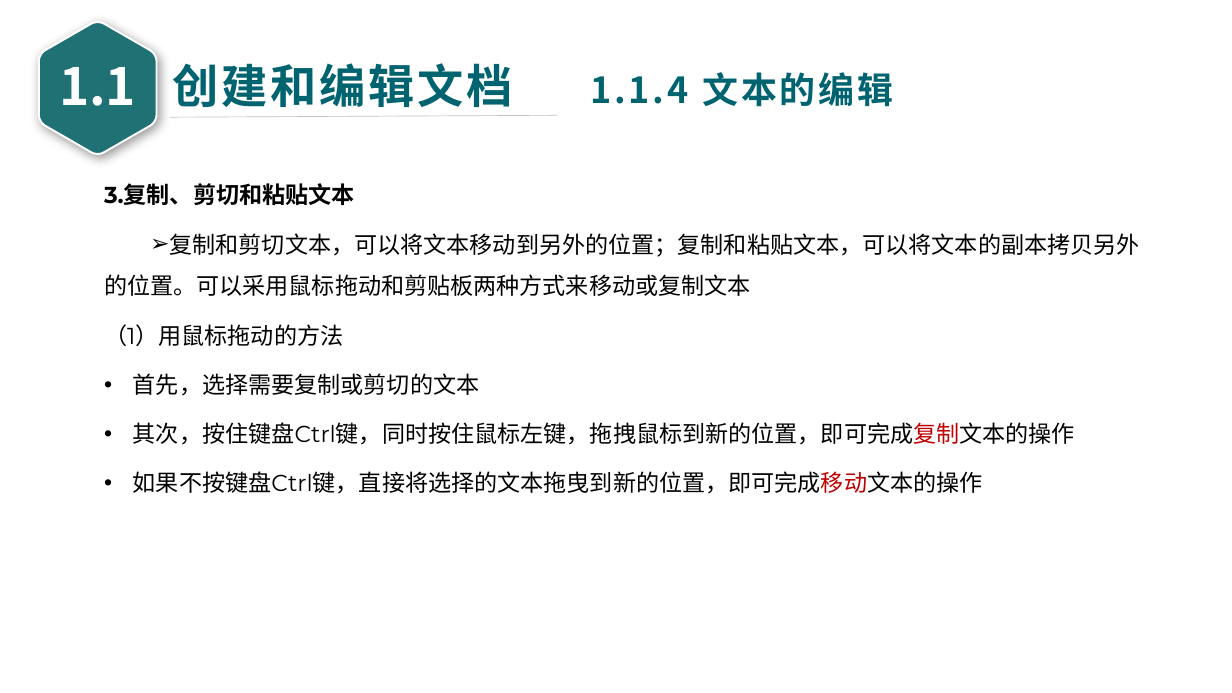
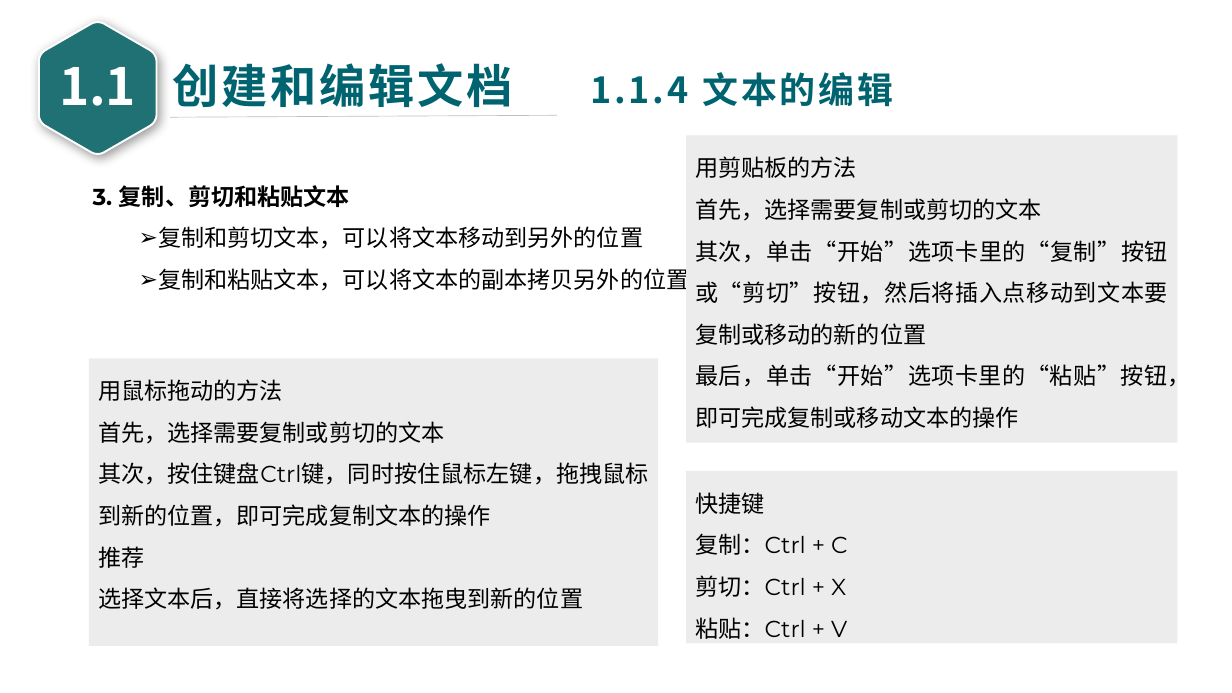
Before and after one commit to glplaman/glplaman.github.io, a slide deck: slide 16 of office/file/wps PPT/第1章 WPS文字文档编辑 - glpla.pptx. Drawn at 1232x693 pixels with LibreOffice and Linux fonts; fonts in the diff are those of the drawing. Boxes give left, top, right and bottom in pixels: in the first picture for what was removed or moved away, otherwise in the second. Text is boxed around its words. In the diff, an @@ line names an element or a change of style, - is before the commit and + after.

```diff
--- a/office/file/wps PPT/第1章 WPS文字文档编辑 - glpla.pptx
+++ b/office/file/wps PPT/第1章 WPS文字文档编辑 - glpla.pptx
@@ rectangle added at (687,136,1178,443), fill #ECECEC, 18 pt, text #000000 @@
+用剪贴板的方法
+首先，选择需要复制或剪切的文本
+其次，单击“开始”选项卡里的“复制”按钮或“剪切”按钮，然后将插入点移动到文本要复制或移动的新的位置
+最后，单击“开始”选项卡里的“粘贴”按钮，即可完成复制或移动文本的操作
@@ text at (93,185,689,291): text changed @@
-3.复制、剪切和粘贴文本
-➢ 复制和剪切文本，可以将文本移动到另外的位置；复制和粘贴文本，可以将文本的副本拷贝另外的位置。可以采用鼠标拖动和剪贴板两种方式来移动或复制文本
-（1）用鼠标拖动的方法
-• 首先，选择需要复制或剪切的文本
-• 其次，按住键盘Ctrl键，同时按住鼠标左键，拖拽鼠标到新的位置，即可完成复制文本的操作
-• 如果不按键盘Ctrl键，直接将选择的文本拖曳到新的位置，即可完成移动文本的操作
+3. 复制、剪切和粘贴文本
+➢ 复制和剪切文本，可以将文本移动到另外的位置
+➢ 复制和粘贴文本，可以将文本的副本拷贝另外的位置
@@ rectangle added at (89,359,658,646), fill #ECECEC, 18 pt, text #000000 @@
+用鼠标拖动的方法
+首先，选择需要复制或剪切的文本
+其次，按住键盘Ctrl键，同时按住鼠标左键，拖拽鼠标到新的位置，即可完成复制文本的操作
+推荐
+选择文本后，直接将选择的文本拖曳到新的位置
@@ rectangle added at (687,471,1178,644), fill #ECECEC, 18 pt, text #000000 @@
+快捷键
+复制：Ctrl + C
+剪切：Ctrl + X
+粘贴：Ctrl + V
```
Also in this commit, not shown: 5 other slides changed, 1 slide removed, 16 other files.
